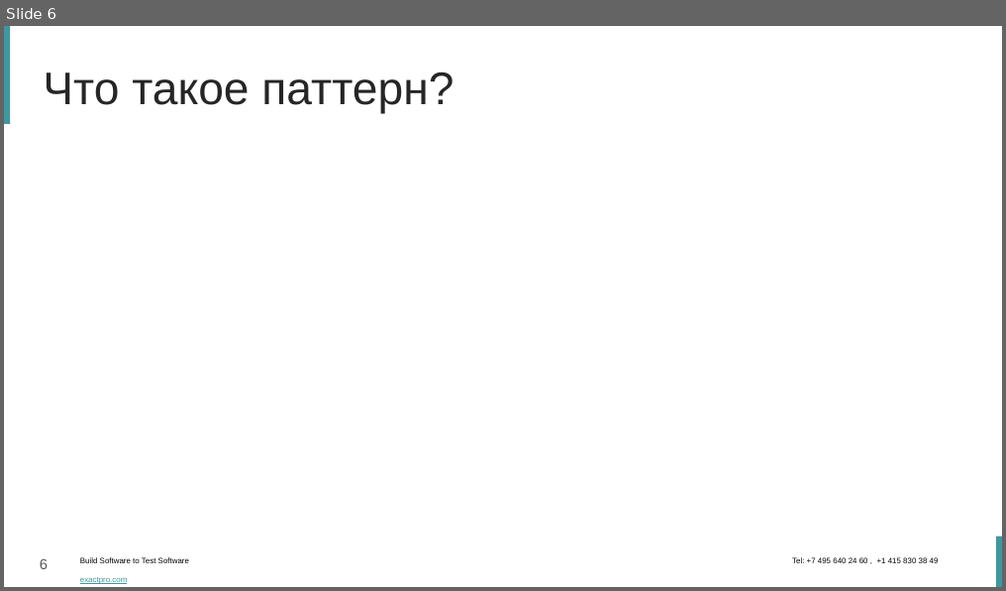
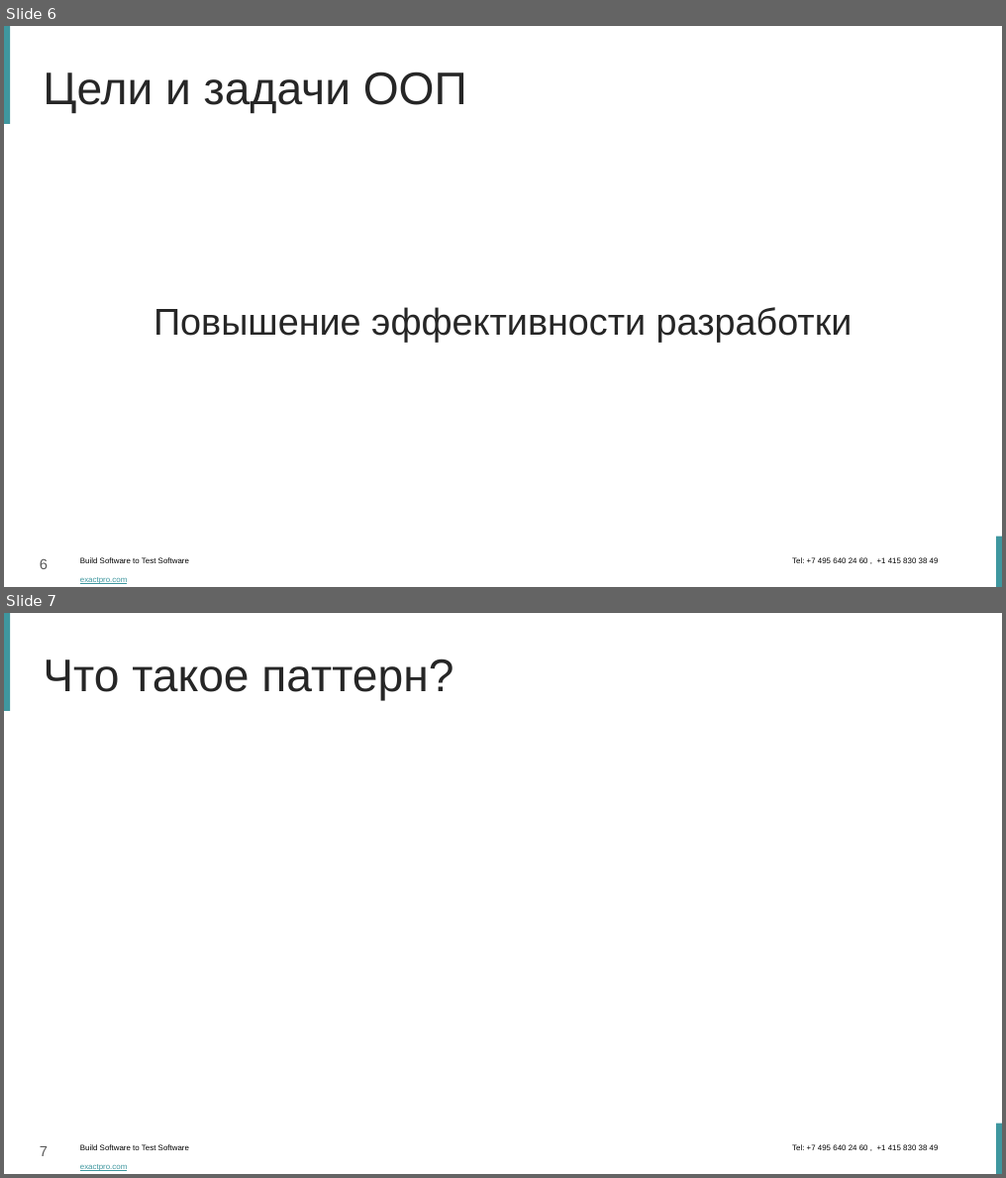
Before and after one commit to dzavodchikov/ChessMVC, a slide deck: Паттерн MVC.pptx. Shown one above the other, each under a label of ours: slide 6 before the commit, slides 6 and 7 after it. The pictures are 1006x591 and 1006x1178 pixels, drawn with LibreOffice and Linux fonts; fonts in the diff are those of the drawing; background and template pictures are left out. Boxes give left, top, right and bottom in pixels: in the first picture for what was removed or moved away, otherwise in the second. Text is boxed around its words. In the diff, an @@ line names an element or a change of style, - is before the commit and + after.

```diff
--- a/Паттерн MVC.pptx
+++ b/Паттерн MVC.pptx
@@ slide 6 added at (4,26,1002,587), background #FFFFFF; not listed: 4 template elements that a slide beside it also shows @@
@@ title added at (43,72,467,113), 44 pt, text #262626 @@
+Цели и задачи ООП
@@ text added at (153,307,852,342), 36 pt, text #262626 @@
+Повышение эффективности разработки
@@ what was slide 6 is now slide 7 @@
@@ page number at (40,1147,48,1157): text changed @@
-6
+7
```
Also in this commit, not shown: 7 slides changed, 4 other slides added, 3 slides removed.
